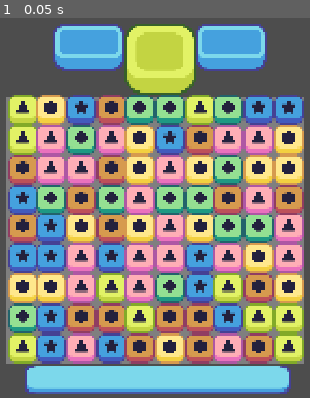
Above: before the commit, frame 1.
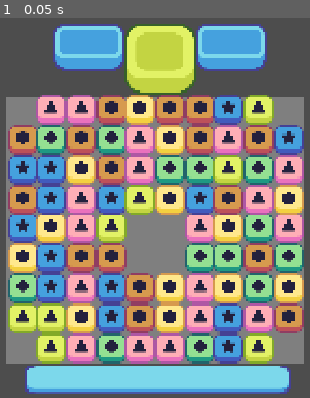
Above: after the commit, the same moment.

Repository: pane33/Godot_project
Game: Godot game, scene res://scenes/main.tscn
Two runs of this game, one before a commit and one after it. Both use one fixed random seed, a clock stepped at 60 frames per second and the inputs below.
Inputs:
- Up to frame 1 (0.05 s): no input

The runs differ from the first frame. In frame 1, 49% of the frame differs, in the area x 2-99%, y 20-92%.

Commit message:
implement gird_pattern logic

Diff:
--- a/match3_game/scenes/main.tscn
+++ b/match3_game/scenes/main.tscn
@@ -42,6 +42,7 @@
 x_start = 1002
 y_start = 723
 offset = 64
+empty_space = PackedVector2Array(0, 0, 9, 0, 0, 8, 9, 8, 0, 9, 4, 3, 5, 3, 4, 4, 5, 4)
 
 [node name="destroy_timer" type="Timer" parent="."]
 wait_time = 0.1
--- a/match3_game/scripts/grid.gd
+++ b/match3_game/scripts/grid.gd
@@ -6,6 +6,9 @@
 @export var x_start: int      # posizione X iniziale della griglia
 @export var y_start: int      # posizione Y iniziale della griglia
 @export var offset: int       # distanza in pixel tra le celle
+
+# obtacle var
+@export var empty_space: PackedVector2Array
 
 # Array delle possibili scene di pezzi caricabili
 var possible_pieces = [
@@ -36,6 +39,12 @@
 	all_pieces = make_2d_array()  # inizializza la griglia
 	_spown_pices()                # genera i pezzi iniziali
 
+func restricted_movement(place):
+	for i in empty_space.size():
+		if empty_space[i] == place:
+			return true
+	return false
+
 # Crea un array 2D riempito con valori null
 func make_2d_array():
 	var array = []
@@ -50,23 +59,24 @@
 func _spown_pices():
 	for i in width:
 		for j in height:
-			# Sceglie un indice casuale del pezzo da generare
-			var rand = floor(randf_range(0, possible_pieces.size()))
-
-			var scene: PackedScene = possible_pieces[rand]
-			var piece = scene.instantiate()
-
-			# Evita di creare subito combinazioni di 3 uguali
-			var loops = 0
-			while(_match_at(i, j, piece.color) && loops < 100):
-				rand = floor(randf_range(0, possible_pieces.size()))
-				loops += 1
-				piece = possible_pieces[rand].instantiate()
-
-			# Istanzia il pezzo e lo posiziona sulla griglia
-			add_child(piece)
-			piece.position = _grid_to_pixel(i, j)
-			all_pieces[i][j] = piece;
+			if !restricted_movement(Vector2(i, j)):
+				# Sceglie un indice casuale del pezzo da generare
+				var rand = floor(randf_range(0, possible_pieces.size()))
+
+				var scene: PackedScene = possible_pieces[rand]
+				var piece = scene.instantiate()
+
+				# Evita di creare subito combinazioni di 3 uguali
+				var loops = 0
+				while(_match_at(i, j, piece.color) && loops < 100):
+					rand = floor(randf_range(0, possible_pieces.size()))
+					loops += 1
+					piece = possible_pieces[rand].instantiate()
+
+				# Istanzia il pezzo e lo posiziona sulla griglia
+				add_child(piece)
+				piece.position = _grid_to_pixel(i, j)
+				all_pieces[i][j] = piece;
 
 
 
@@ -245,7 +255,7 @@
 func collapse_columns():
 	for i in width:
 		for j in height:
-			if all_pieces[i][j] == null:
+			if all_pieces[i][j] == null && !restricted_movement(Vector2(i,j)):
 				for k in range(j + 1, height):
 					if all_pieces[i][k] != null:
 						all_pieces[i][k].move(_grid_to_pixel(i, j))
@@ -258,7 +268,7 @@
 func respown_pieces():
 	for i in width:
 		for j in height:
-			if all_pieces[i][j] == null:
+			if all_pieces[i][j] == null && !restricted_movement(Vector2(i, j)):
 				# Sceglie un indice casuale del pezzo da generare
 				var rand = floor(randf_range(0, possible_pieces.size()))
 				var scene: PackedScene = possible_pieces[rand]
